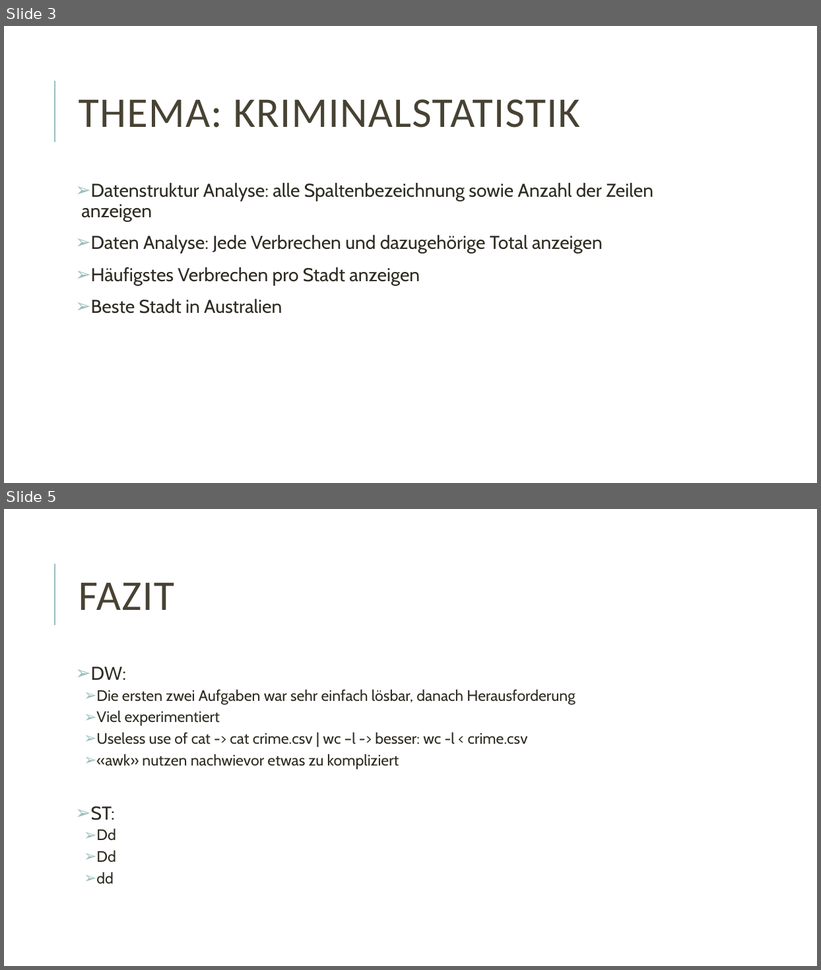
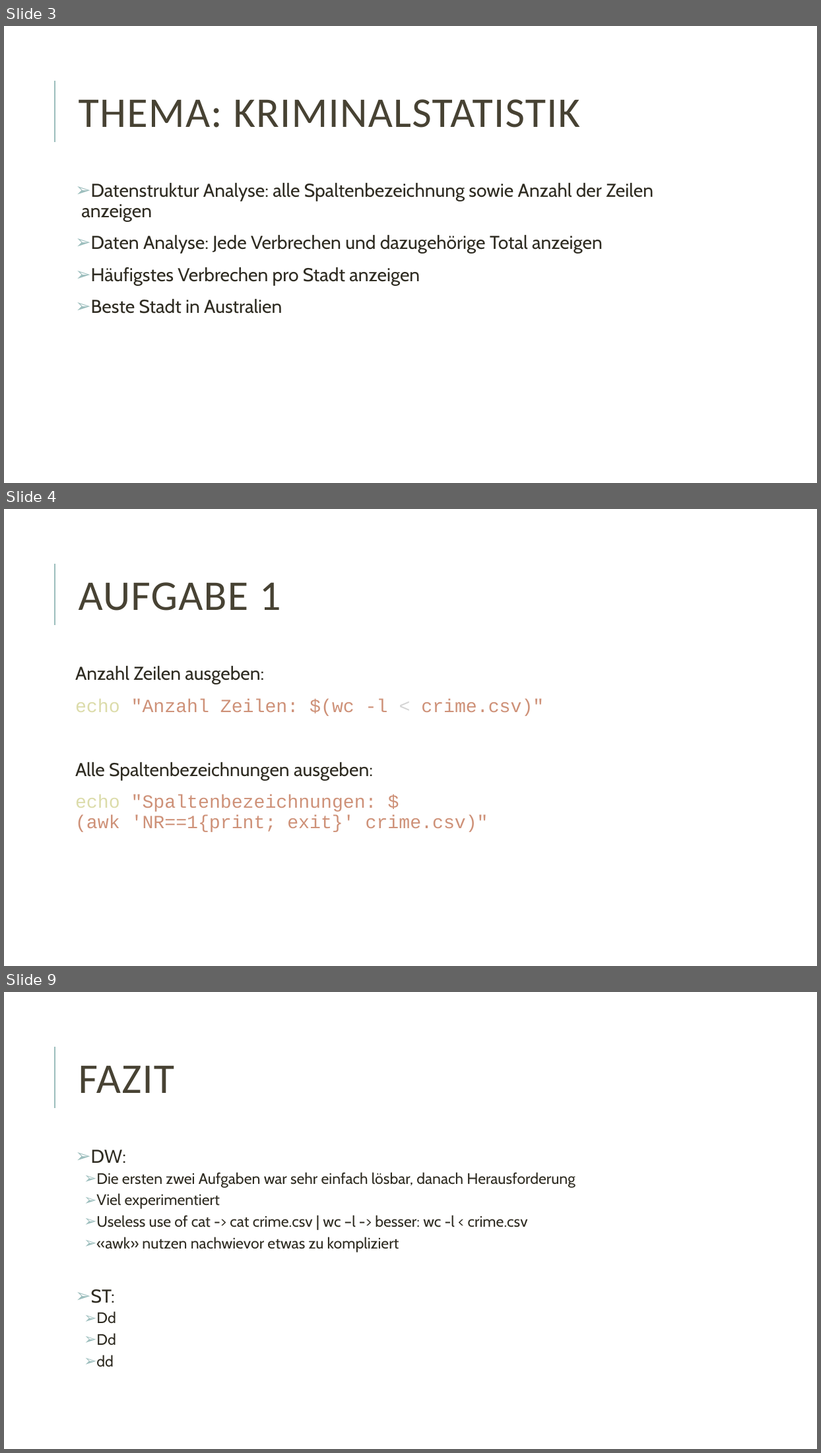
Before and after one commit to xXx-DoMoDo-xXx/bashscripting_crime, a slide deck: Bash-scripting-crime-statistic.pptx. Shown one above the other, each under a label of ours: slides 3 and 5 before the commit, slides 3, 4 and 9 after it; the slides between them are not shown. The pictures are 821x970 and 821x1453 pixels, drawn with LibreOffice and Linux fonts; fonts in the diff are those of the drawing. Boxes give left, top, right and bottom in pixels: in the first picture for what was removed or moved away, otherwise in the second. Text is boxed around its words. In the diff, an @@ line names an element or a change of style, - is before the commit and + after.

```diff
--- a/Bash-scripting-crime-statistic.pptx
+++ b/Bash-scripting-crime-statistic.pptx
@@ slide 4 added at box(4, 509, 817, 966), background #FFFFFF; not listed: 1 template element that a slide beside it also shows @@
@@ title added at box(79, 582, 281, 611), 50 pt, text #474233 @@
+AUFGABE 1
@@ text added at box(75, 666, 544, 832), 22 pt, text #CE9178 @@
+Anzahl Zeilen ausgeben:
+echo "Anzahl Zeilen: $(wc -l < crime.csv)"
+Alle Spaltenbezeichnungen ausgeben:
+echo "Spaltenbezeichnungen: $(awk 'NR==1{print; exit}' crime.csv)"
@@ what was slide 5 is now slide 9 @@
```
Also in this commit, not shown: 1 slide changed, 4 other slides added, 1 slide removed, 1 other file.
